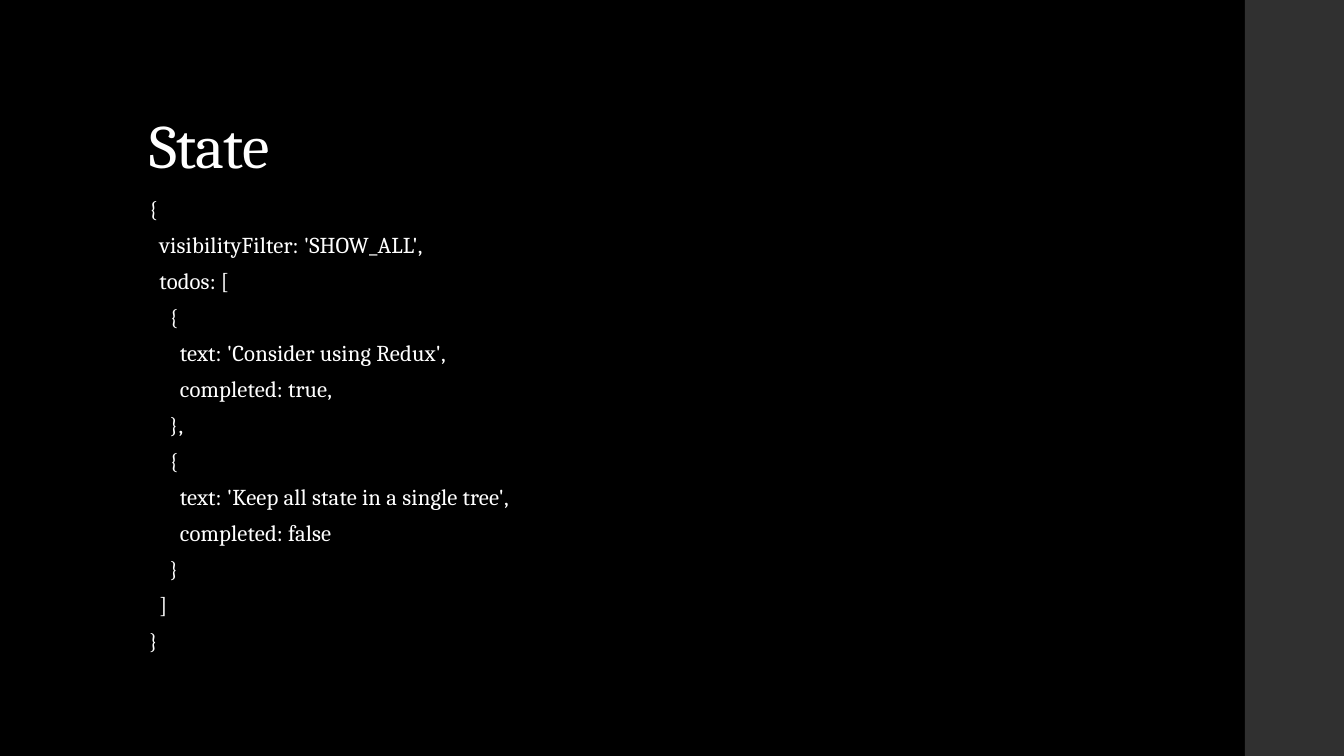
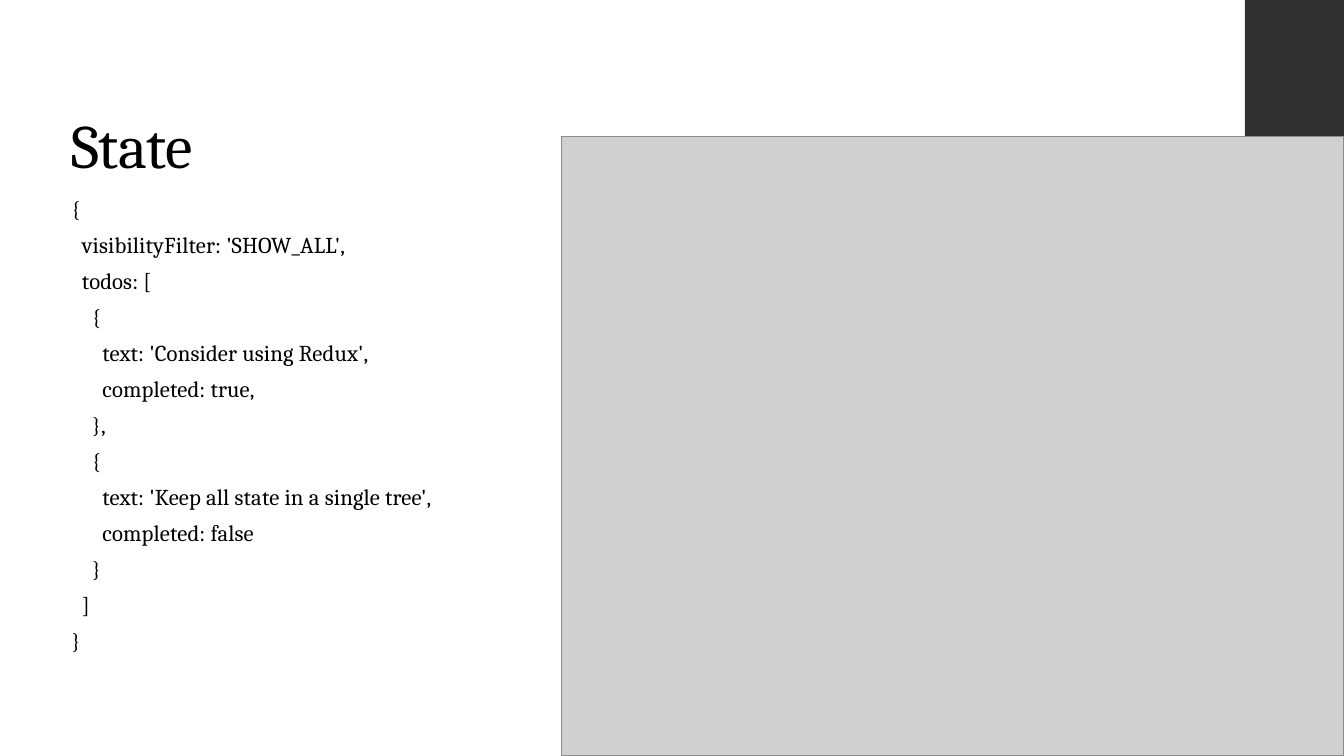
Before and after one commit to arunicus/tic-tac-toe, a slide deck: slide 3 of Redux.pptx (slide 8 before the commit). Drawn at 1344x756 pixels with LibreOffice and Linux fonts; fonts in the diff are those of the drawing; grey boxes stand for pictures. Boxes give left, top, right and bottom in pixels: in the first picture for what was removed or moved away, otherwise in the second. Text is boxed around its words. In the diff, an @@ line names an element or a change of style, - is before the commit and + after.

```diff
--- a/Redux.pptx
+++ b/Redux.pptx
@@ background #000000 to #FFFFFF @@
@@ title "State": place and size @@
-title "State" at (149,126,270,169)
+title "State" at (72,126,193,169)
@@ title "State" at (72,126,193,169): text colour #FFFFFF to #000000 @@
@@ picture added at (562,136,1344,756) @@
@@ text "{" at (82,237,431,546): text colour #FFFFFF to #000000 @@
@@ text "{": place and size @@
-text "{" at (159,237,509,546)
+text "{" at (82,237,431,546)
```
Also in this commit, not shown: 10 other slides changed, 5 slides removed, 9 other files.
